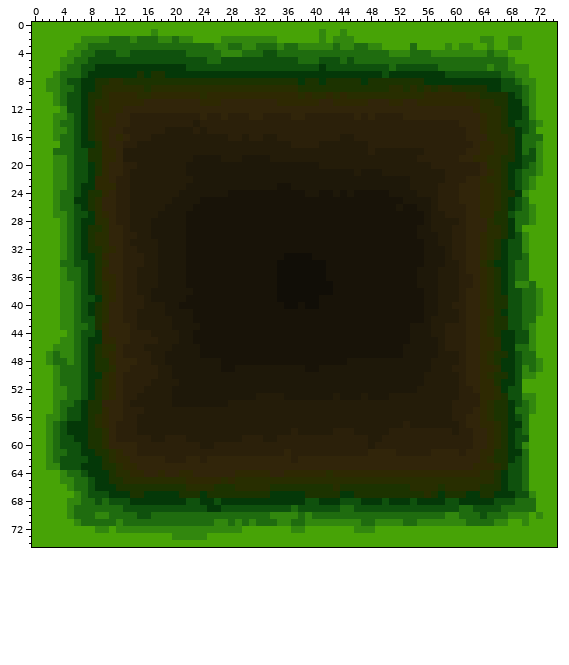
One commit to this sprite sheet: assets/block/hole.png. The picture above was drawn from the file before the commit.
The file is 75x75 pixels. Colours within 5 levels of each other are drawn and written as one.
Now the later version:
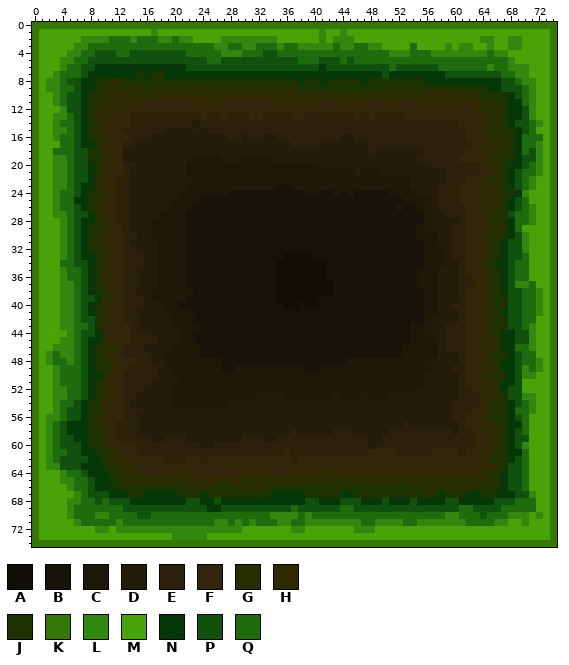
Palette (. is transparent): A #110e07  B #181308  C #1e1809  D #241c09  E #2b200a  F #31250a  G #282e00  H #2e2902  J #1c3300  K #357806  L #32870e  M #47a306  N #043808  P #0f510d  Q #1f6c0f
From old to new:
Colour M becomes colour K in row 0 at x 0 to 74; in rows 1 to 73 at x 0 and 74; in row 74 at x 0 to 74.
